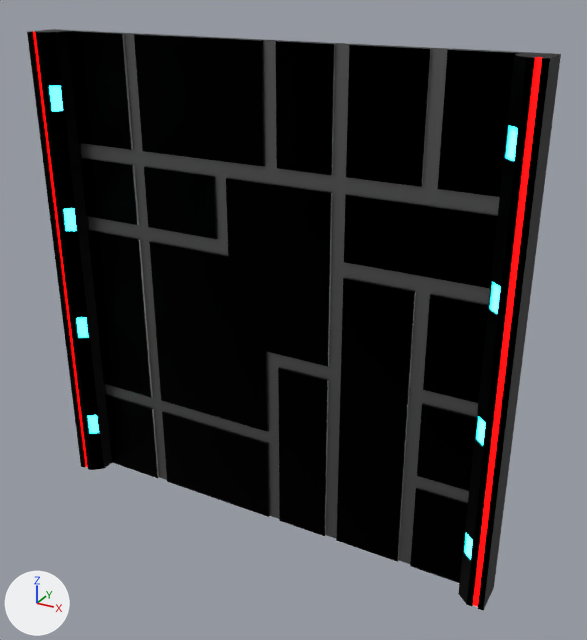
An edit to the Blender file Assets/Blender/wallsegment.blend, drawn before and after from the same camera.
Before and after are seen from a 50 mm camera at (15.2, -25.5, 12.5) aimed at (1.2, 0.0, -0.3). Arrows for +X, +Y and +Z are at lower left; the lights stay in place.
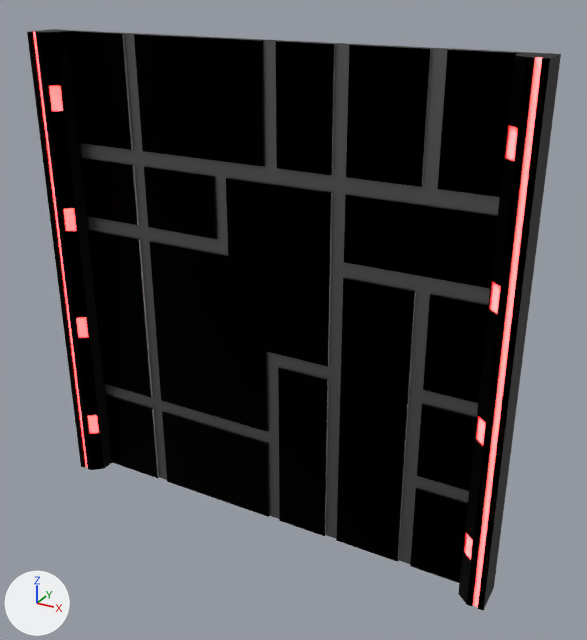
Where the change shows, as pixel boxes [x1, y1, x2, y2] in the pictures (587 x 640 px):
'Cube', recoloured: [30, 31, 546, 609] in both

What the commit changed:
In material 'Material.001' (mat_material_001), emission_color goes from (0.0, 1.0, 1.0) (cyan #00ffff) to (1.0, 0.0, 0.0) (red #ff0000).
Material 'Material.002' (mat_material_002) changes colour from red #ff0000 to white #ffffff; in linear values from (1.0, 0.0, 0.0) to (1.0, 1.0, 1.0).
